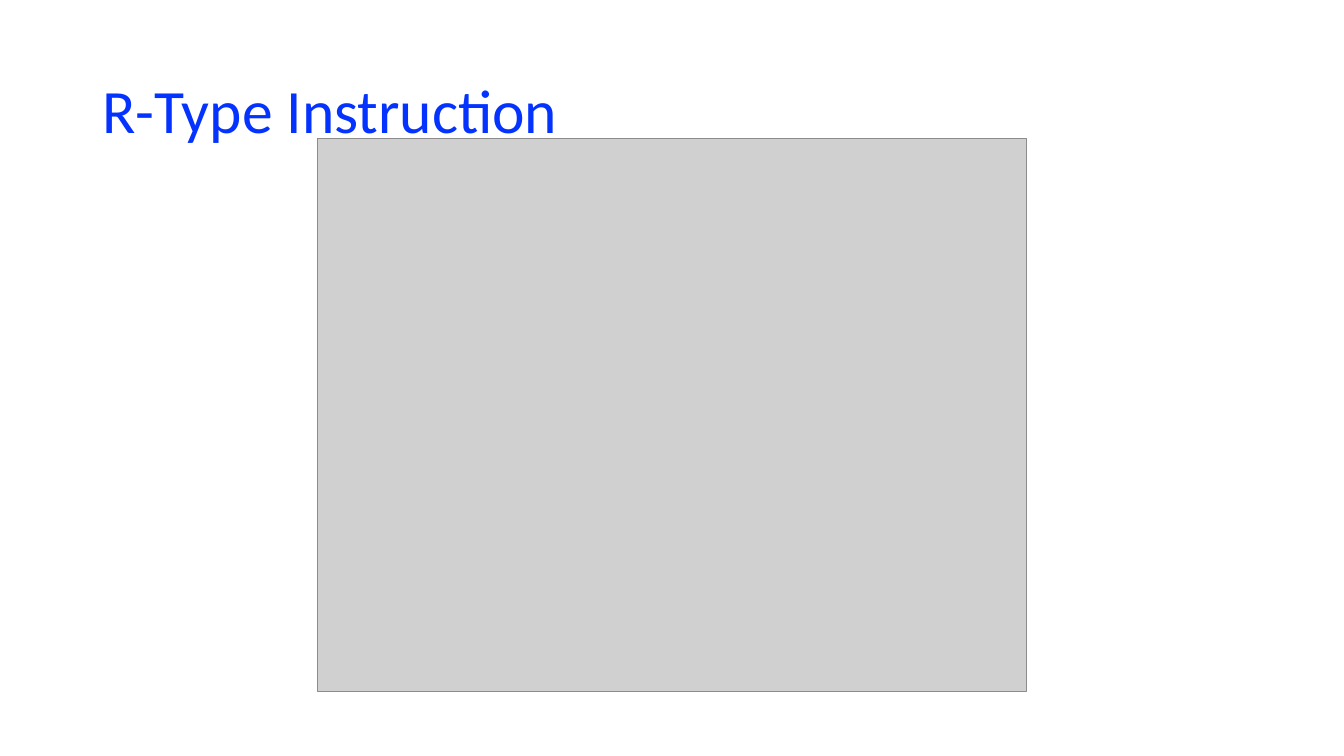
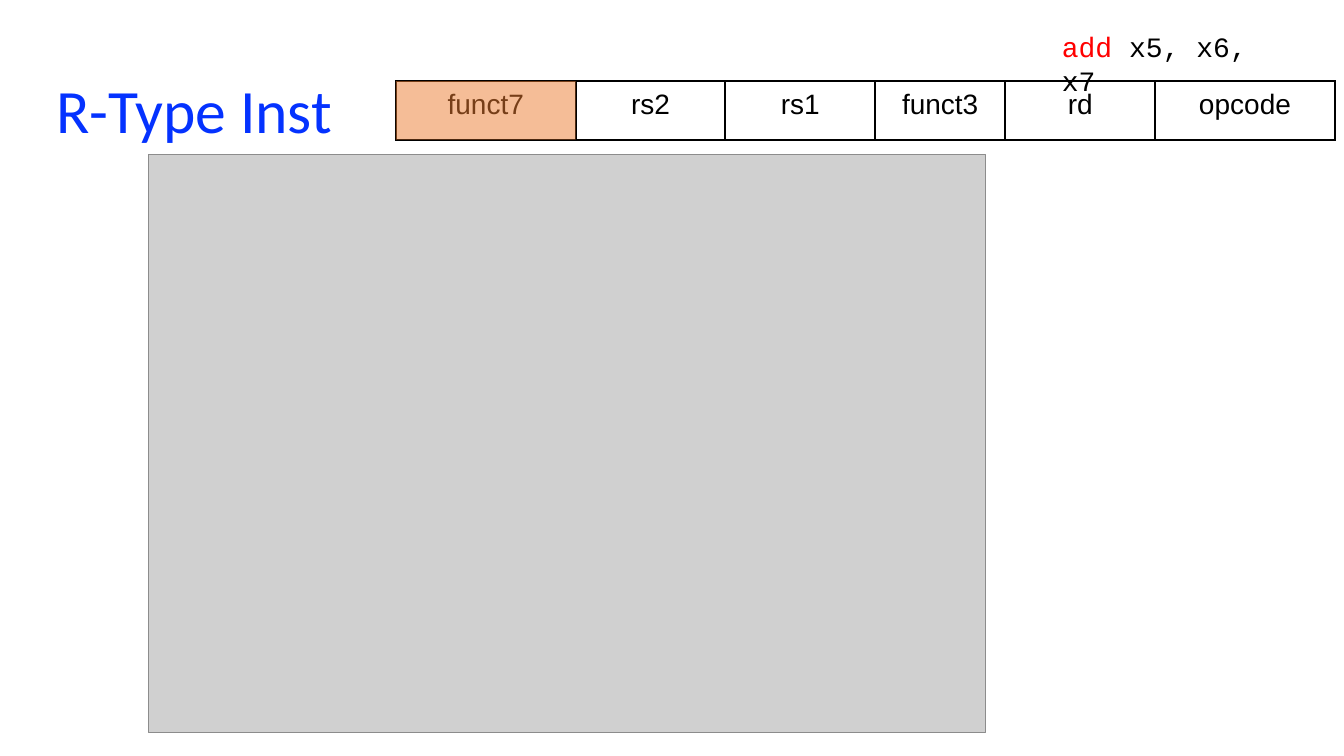
Before and after one commit to NYU-CSO/nyu-cso.github.io, a slide deck: slide 25 of notes/arch-cpu-simple.pptx. Drawn at 1344x756 pixels with LibreOffice and Linux fonts; fonts in the diff are those of the drawing; grey boxes stand for pictures. Boxes give left, top, right and bottom in pixels: in the first picture for what was removed or moved away, otherwise in the second. Text is boxed around its words. In the diff, an @@ line names an element or a change of style, - is before the commit and + after.

```diff
--- a/notes/arch-cpu-simple.pptx
+++ b/notes/arch-cpu-simple.pptx
@@ text added at (1062, 37, 1246, 99), 20 pt, text #000000 @@
+add x5, x6, x7
@@ rectangle added at (396, 81, 576, 139), fill #ED7D31 at 50% opacity @@
@@ group added at (396, 81, 1335, 139): 6 rectangles @@
+funct7
+rs2
+rs1
+rd
+funct3
+opcode
@@ title at (56, 93, 332, 143): text changed @@
-R-Type Instruction
+R-Type Inst
@@ picture: place and size @@
-picture at (318, 139, 1027, 692)
+picture at (148, 154, 986, 733)
```
Also in this commit, not shown: 19 other slides changed, 1 slide added, 1 slide removed, 1 other file.
